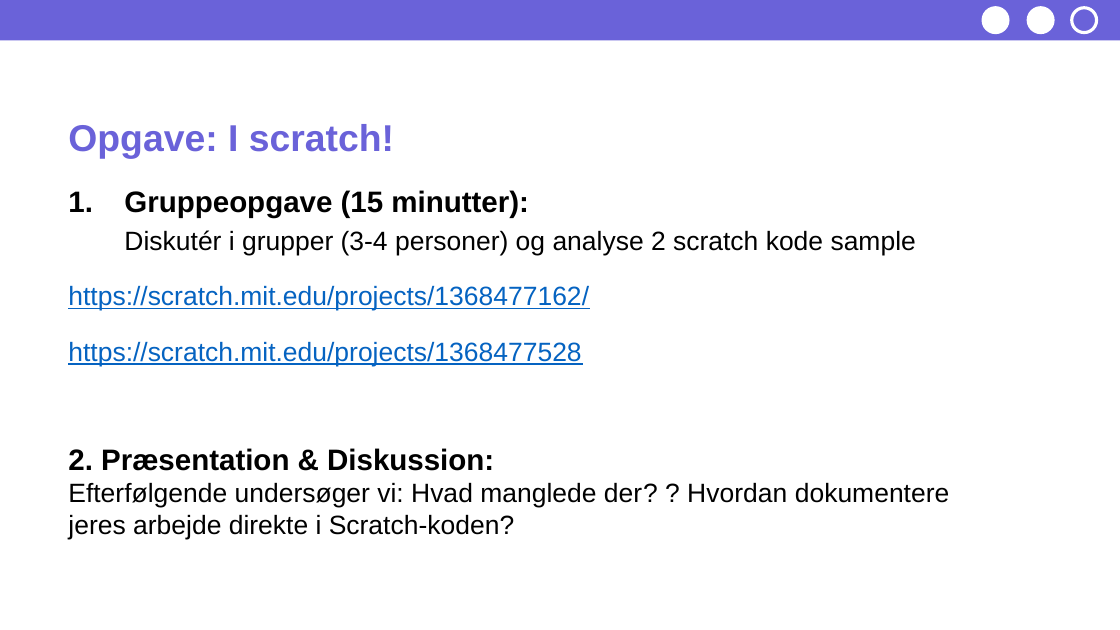
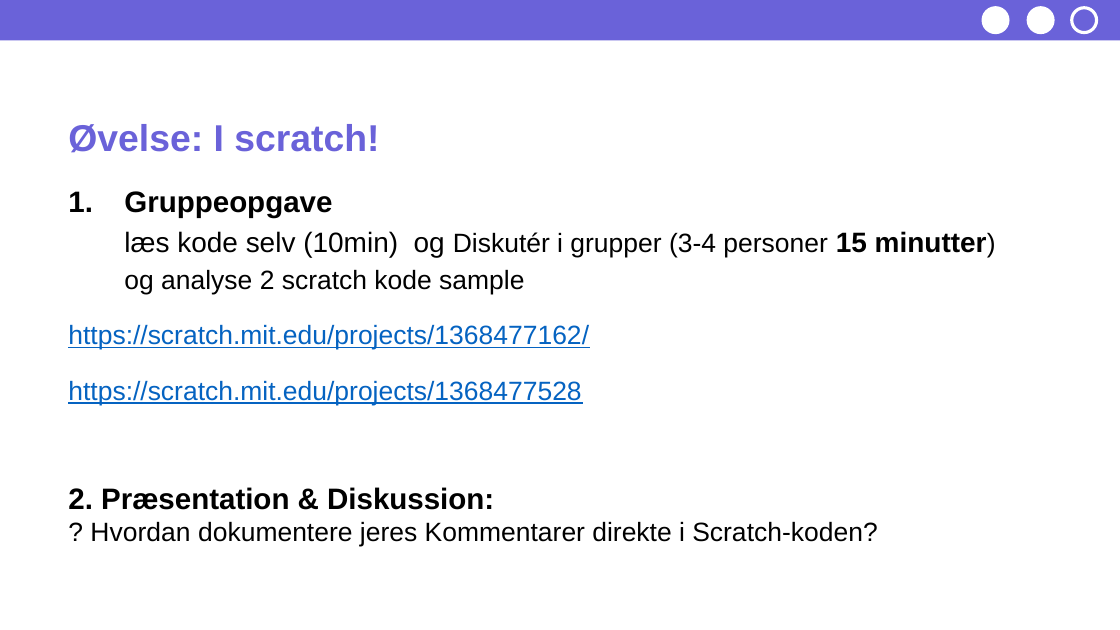
Before and after one commit to xiaoleibi/DMU26, a slide deck: slide 22 of ppt/Uge37_tirsdag_Algoritmer - Grundlæggende Programmering.pptx (slide 20 before the commit). Drawn at 1120x630 pixels with LibreOffice and Linux fonts; fonts in the diff are those of the drawing; grey boxes stand for pictures. Boxes give left, top, right and bottom in pixels: in the first picture for what was removed or moved away, otherwise in the second. Text is boxed around its words. In the diff, an @@ line names an element or a change of style, - is before the commit and + after.

Commit message:
Update week 37 teaching materials
Refreshes the week 37 Scratch football assignment document and the Tuesday algorithms presentation. Also adds a timestamped backup copy of the presentation and includes newly generated macOS/Office metadata and temporary files.

```diff
--- a/ppt/Uge37_tirsdag_Algoritmer - Grundlæggende Programmering.pptx
+++ b/ppt/Uge37_tirsdag_Algoritmer - Grundlæggende Programmering.pptx
@@ text at [68,124,987,294]: text changed @@
-Opgave: I scratch!
-1. Gruppeopgave (15 minutter):
-   Diskutér i grupper (3-4 personer) og analyse 2 scratch kode sample
+Øvelse: I scratch!
+1. Gruppeopgave
+   læs kode selv (10min) og Diskutér i grupper (3-4 personer 15 minutter) og analyse 2 scratch kode sample
@@ text at [68,487,877,546]: text changed @@
-2. Præsentation & Diskussion:
-Efterfølgende undersøger vi: Hvad manglede der? ? Hvordan dokumentere jeres arbejde direkte i Scratch-koden?
+2. Præsentation & Diskussion:
+? Hvordan dokumentere jeres Kommentarer direkte i Scratch-koden?
```
Also in this commit, not shown: 7 other slides changed, 3 slides added, 2 slides removed, 5 other files.
